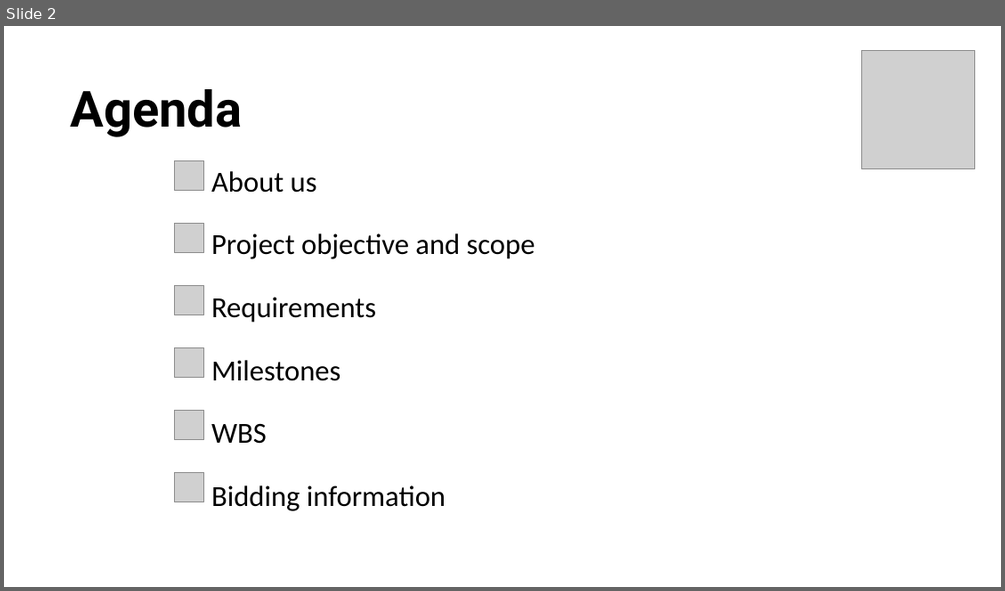
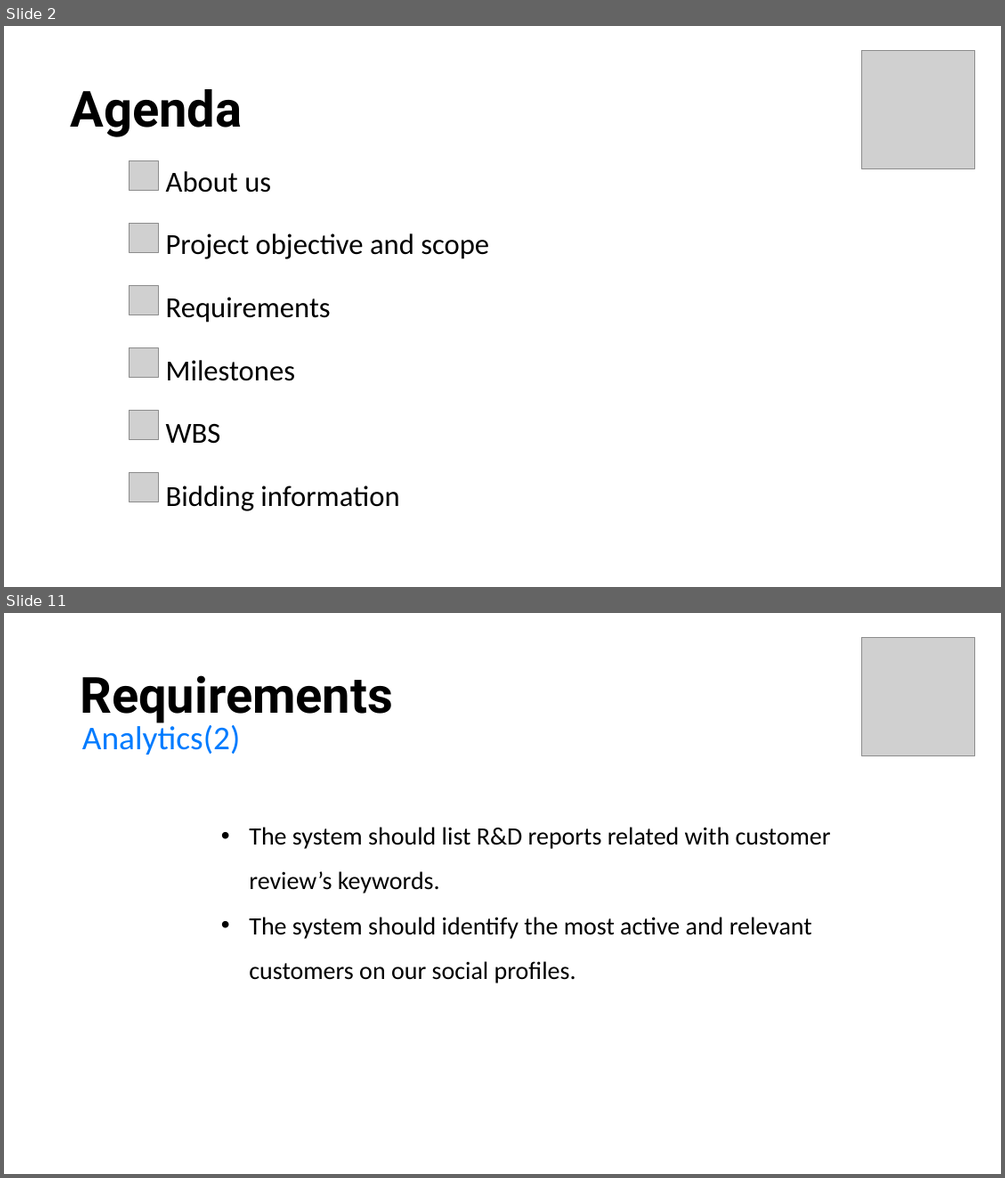
Before and after one commit to seraogianluca/IR2, a slide deck: PM/RFP Presentation.pptx. Shown one above the other, each under a label of ours: slide 2 before the commit, slides 2 and 11 after it; the slides between them are not shown. The pictures are 1005x591 and 1005x1178 pixels, drawn with LibreOffice and Linux fonts; fonts in the diff are those of the drawing; grey boxes stand for pictures. Boxes give left, top, right and bottom in pixels: in the first picture for what was removed or moved away, otherwise in the second. Text is boxed around its words. In the diff, an @@ line names an element or a change of style, - is before the commit and + after.

```diff
--- a/PM/RFP Presentation.pptx
+++ b/PM/RFP Presentation.pptx
@@ slide 11 added at (4,613,1001,1174), background #FFFFFF @@
@@ picture added at (862,637,975,755) @@
@@ title added at (80,675,393,723), 48 pt, text #000000, bold @@
+Requirements
@@ text added at (82,722,240,755), 32 pt, text #007BFF @@
+Analytics(2)
@@ text added at (249,827,831,983), 24 pt, text #000000 @@
+    • The system should list R&D reports related with customer review’s keywords.
+    • The system should identify the most active and relevant customers on our social profiles.
@@ slide 2 changed as well @@
@@ 6 pictures, 1 subtitle: place and size @@
-6 pictures, 1 subtitle at (175,160,535,511)
+6 pictures, 1 subtitle at (129,160,489,511)
```
Also in this commit, not shown: 2 other slides changed, 14 other slides added, 6 other files.
